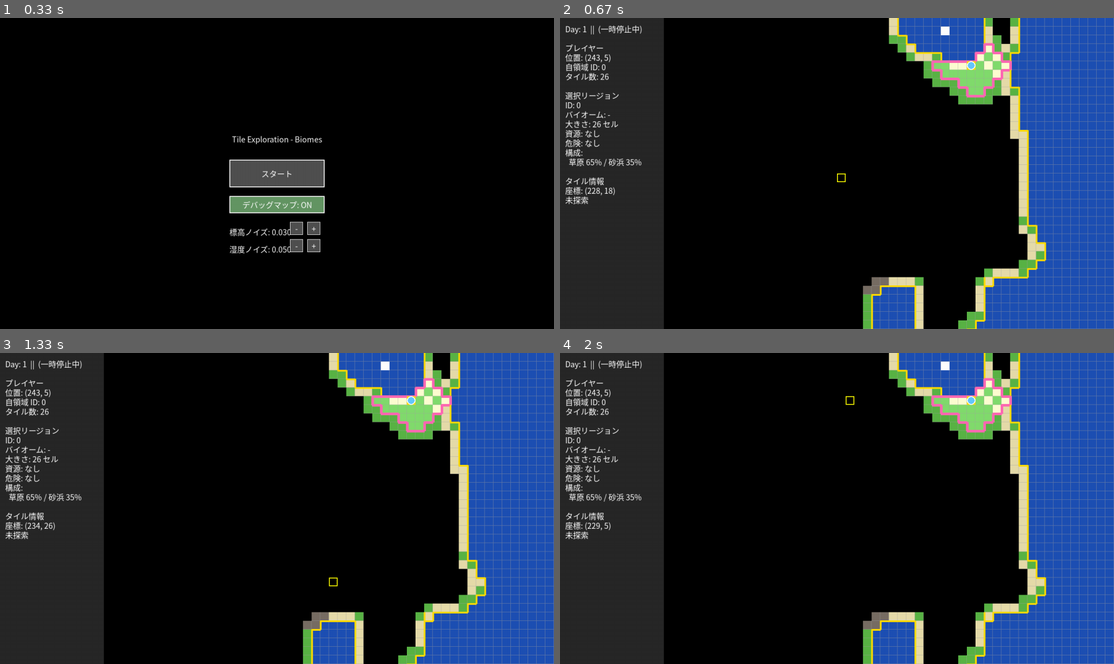
Above: before the commit, frames 1-4 (two rows, left to right).
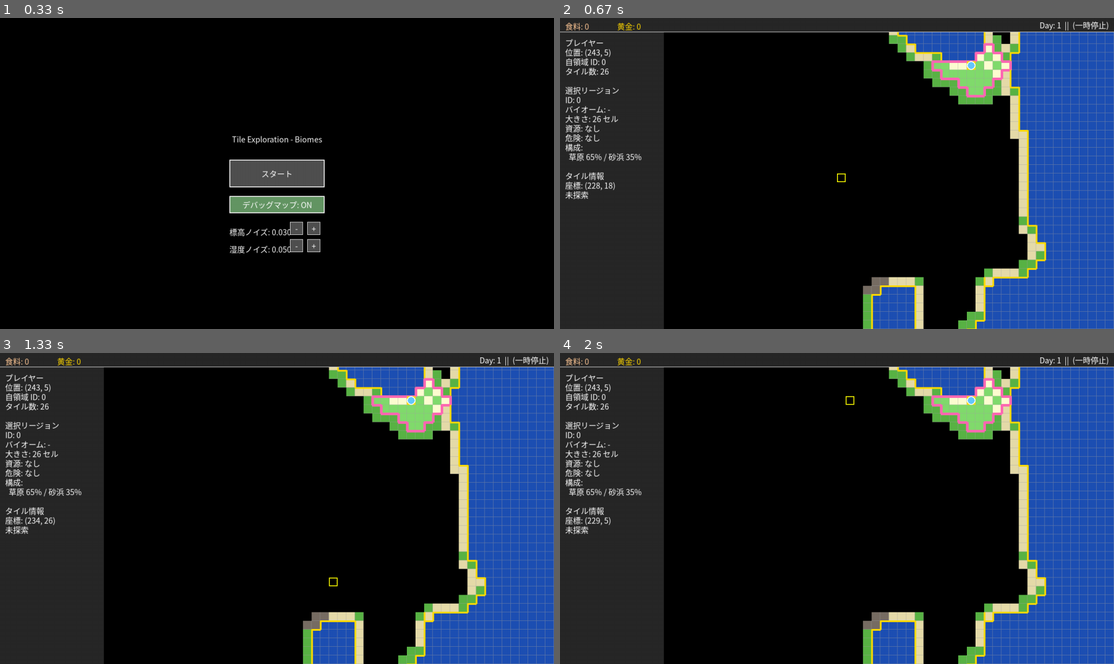
Above: after the commit, the same moments.

Repository: ankored33/pygamegame1
Game: pygame game, started from game1.py
Same seed, same stepped clock (60 frames per second), same inputs: the game is played once before the commit and once after it.
Inputs (mouse positions are in pixels of both pictures, inside the frame that each line leads up to):
- Up to frame 1 (0.33 s): no input
- Up to frame 2 (0.67 s): click (837, 173) at 0.38 s
- Up to frame 3 (1.33 s): click (332, 576) at 0.72 s; tap Enter at 1 s
- Up to frame 4 (2 s): right-click (903, 536) at 1.38 s; click (848, 402) at 1.72 s

Frame 1 is identical in both runs. In frame 2, 6.0% of the frame differs, in the area x 0-100%, y 0-60%; in frame 3, 6.0%; in frame 4, 6.0%.

Commit message:
上バー追加など

Diff:
--- a/input_handler.py
+++ b/input_handler.py
@@ -92,6 +92,11 @@
                         # Check visibility (fog)
                         if not state.debug_fog_off and state.fog_grid and not state.fog_grid[sy][sx]:
                             continue
+
+                        # Skip SEA and LAKE
+                        if state.biome_grid[sy][sx] in ("SEA", "LAKE"):
+                            continue
+
                         if sx == gx and sy == gy:
                             state.selected_region = idx
                             clicked_seed = True
--- a/render_map.py
+++ b/render_map.py
@@ -1,7 +1,7 @@
 import math
 import pygame
 import config as C
-from render_ui import render_panel
+from render_ui import render_panel, render_top_bar
 
 def pre_render_map(state):
     """
@@ -244,6 +244,10 @@
             if not state.debug_fog_off and state.fog_grid and not state.fog_grid[sy][sx]:
                 continue
 
+            # Skip SEA and LAKE
+            if state.biome_grid[sy][sx] in ("SEA", "LAKE"):
+                continue
+
             # Check if seed is in current view
             if view_x0 <= sx <= view_x1 and view_y0 <= sy <= view_y1:
                 if idx == state.player_region_id:
@@ -274,6 +278,7 @@
             pygame.draw.circle(screen, (255, 255, 255), (unit_px, unit_py), radius, 2)
 
     render_panel(screen, font, state, hover_tile=hover_tile)
+    render_top_bar(screen, font, state)
 
     # Render Confirmation Dialog (Same as render_main)
     if state.confirm_dialog:
@@ -409,6 +414,10 @@
             if not state.debug_fog_off and state.fog_grid and not state.fog_grid[sy][sx]:
                 continue
 
+            # Skip SEA and LAKE
+            if state.biome_grid[sy][sx] in ("SEA", "LAKE"):
+                continue
+
             if idx == state.player_region_id:
                 color = (255, 220, 0)
             elif idx == state.selected_region:
@@ -454,6 +463,7 @@
     pygame.draw.rect(screen, C.WHITE, player_rect)
 
     render_panel(screen, font, state)
+    render_top_bar(screen, font, state)
 
     pygame.draw.rect(screen, C.GREY, back_button_rect)
     pygame.draw.rect(screen, C.WHITE, back_button_rect, 1)
--- a/render_ui.py
+++ b/render_ui.py
@@ -77,27 +77,50 @@
     screen.blit(load_text, load_rect)
 
 
-def render_panel(screen, font, state, hover_tile=None):
-    panel_rect = pygame.Rect(0, 0, C.INFO_PANEL_WIDTH, C.SCREEN_HEIGHT)
-    pygame.draw.rect(screen, C.DARK_GREY, panel_rect)
+def render_top_bar(screen, font, state):
+    bar_height = 32
+    bar_rect = pygame.Rect(0, 0, C.SCREEN_WIDTH, bar_height)
+
+    # Background
+    pygame.draw.rect(screen, (40, 40, 40), bar_rect)
+    pygame.draw.line(screen, C.WHITE, (0, bar_height), (C.SCREEN_WIDTH, bar_height), 1)
 
     pad = 12
-    lh = 22
-    current_y = pad
-
-    # Time / Status
+    # Resources (Left)
+    # Food
+    food_text = f"食料: {state.food}"
+    draw_text(screen, font, food_text, pad, 6, color=(255, 200, 150))
+
+    # Gold
+    gold_text = f"黄金: {state.gold}"
+    draw_text(screen, font, gold_text, pad + 120, 6, color=(255, 215, 0))
+
+    # Time (Right)
     if state.is_paused:
-        status_text = "一時停止中"
+        status_text = "一時停止"
         spinner = "||"
     else:
         status_text = "進行中"
-        # Simple spinner based on game_time
-        # Rotate every 15 ticks (approx 4 times per second at 60fps)
         spinner_idx = int(state.game_time / 15) % 4
         spinner = ["|", "／", "－", "＼"][spinner_idx]
 
-    draw_text(screen, font, f"Day: {state.day}  {spinner}  ({status_text})", pad, current_y)
-    current_y += lh * 2
+    time_text = f"Day: {state.day}  {spinner}  ({status_text})"
+    time_surf = font.render(time_text, True, C.WHITE)
+    time_rect = time_surf.get_rect(right=C.SCREEN_WIDTH - pad, centery=bar_height // 2)
+    screen.blit(time_surf, time_rect)
+
+
+def render_panel(screen, font, state, hover_tile=None):
+    # Adjust panel rect to start below top bar?
+    # Actually panel is full height on the left, but top bar is on top.
+    # So we just draw panel normally, but maybe start text lower.
+    panel_rect = pygame.Rect(0, 0, C.INFO_PANEL_WIDTH, C.SCREEN_HEIGHT)
+    pygame.draw.rect(screen, C.DARK_GREY, panel_rect)
+
+    pad = 12
+    lh = 22
+    # Start lower to account for top bar (approx 32px)
+    current_y = pad + 32
 
     draw_text(screen, font, "プレイヤー", pad, current_y)
     current_y += lh
--- a/state.py
+++ b/state.py
@@ -13,6 +13,10 @@
     player_region_center: Tuple[int, int] = (0, 0)
     selected_region: Optional[int] = None
     adjacent_regions_cache: Optional[Set[int]] = None  # Cache of regions adjacent to player region
+
+    # resources
+    food: int = 0
+    gold: int = 0
 
     # UI state
     confirm_dialog: Optional[dict] = None # {message, on_yes, on_no}
